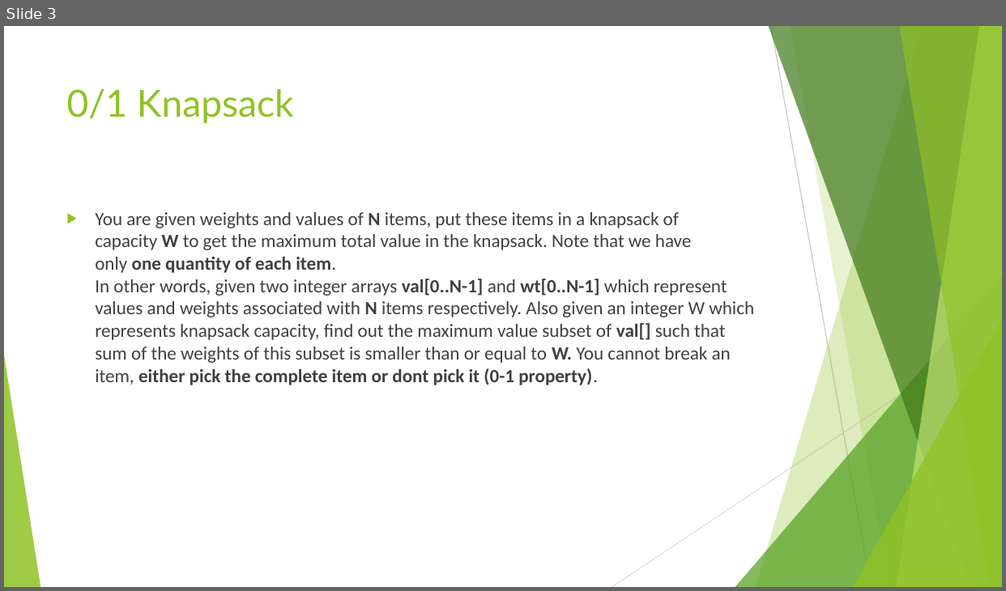
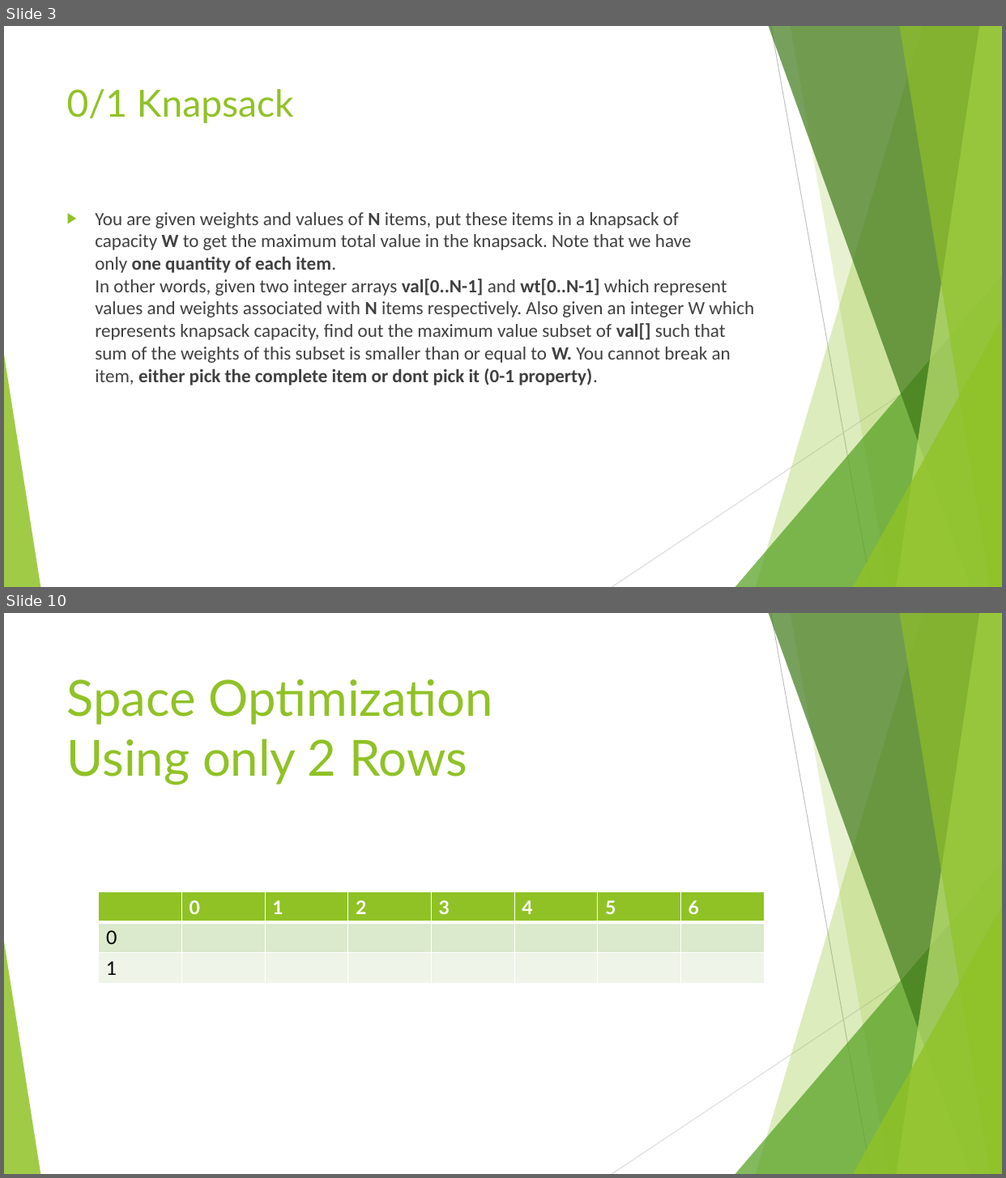
Before and after one commit to sarthaknandwani/ppt_allied_dp, a slide deck: DYNAMIC PROGRAMMING.pptx. Shown one above the other, each under a label of ours: slide 3 before the commit, slides 3 and 10 after it; the slides between them are not shown. The pictures are 1006x591 and 1006x1178 pixels, drawn with LibreOffice and Linux fonts; fonts in the diff are those of the drawing. Boxes give left, top, right and bottom in pixels: in the first picture for what was removed or moved away, otherwise in the second. Text is boxed around its words. In the diff, an @@ line names an element or a change of style, - is before the commit and + after.

```diff
--- a/DYNAMIC PROGRAMMING.pptx
+++ b/DYNAMIC PROGRAMMING.pptx
@@ slide 10 added at (x1=4, y1=613, x2=1002, y2=1174), background #FFFFFF; not listed: 10 template elements that a slide beside it also shows @@
@@ title added at (x1=67, y1=679, x2=493, y2=786), 48 pt, text #90C226 @@
+Space Optimization
+Using only 2 Rows
@@ table added at (x1=98, y1=892, x2=763, y2=983), 3 rows, 8 columns @@
+ | 0 | 1 | 2 | 3 | 4 | 5 | 6
+0 |  |  |  |  |  |  | 
+1 |  |  |  |  |  |  | 
```
Also in this commit, not shown: 1 slide changed, 8 other slides added.
